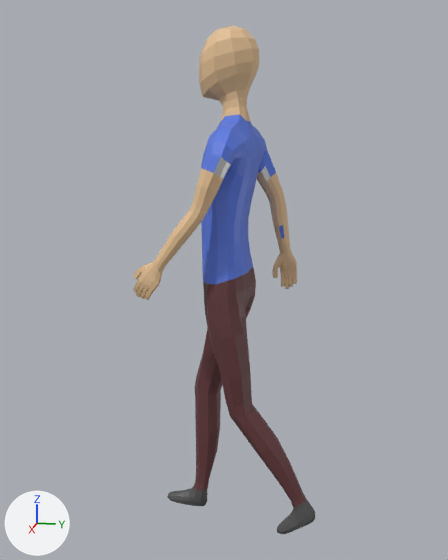
Renders of the glTF model Vue/public/Man_0.glb from each side of a commit.
Camera for both pictures: a 50 mm camera at (12.12, 2.34, 8.35) aimed at (0.14, -0.06, 5.35). The lights are fixed; the arrows at lower left show +X, +Y and +Z. Vertices at the same position are counted once.

The older version as bpy lines, for what is in view:
```python
mat_material_001 = principled_material('Material.001')
mat_material_001.base_color = (0.107, 0.205, 0.8)  # blue #5c7de7
me_man = bpy.data.meshes.new('Man')
me_man.from_pydata(...)  # 1274 vertices, 2544 faces; spans x -1.42..1.39, y -1.58..1.97, z -0.06..10.16
# faces by material slot: [68, 1184, 546, 266, 480]
me_man.materials.append(mat_manmaterial)  # white #e7e7e7
me_man.materials.append(mat_hand)  # beige #e7c396
me_man.materials.append(mat_material_001)  # blue #5c7de7
me_man.materials.append(mat_boot)  # dark grey #535353
me_man.materials.append(mat_material_002)  # brown #673c3e
ob_man = bpy.data.objects.new('Man', me_man)
ob_man.location = (0.17, 0.0, 0.0)
```
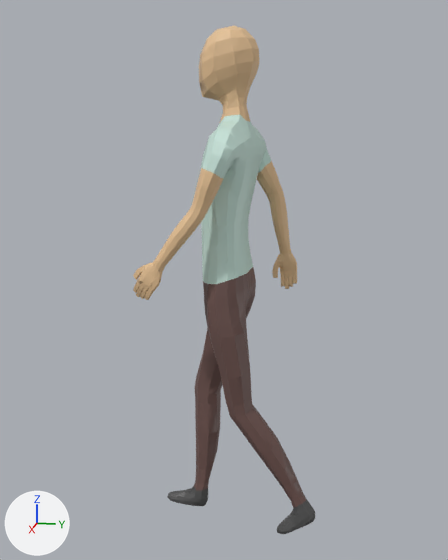
Where the change shows, as pixel boxes (x1, y1, x2, y2) in the pictures (448 x 560 px):
'Man', recoloured
    both: (136, 80, 307, 508)
part 1 of me_man, added
    after: (133, 26, 315, 534)

Edits to the bpy script that builds the scene:
```text
Change mat_material_001:
    mat_material_001.base_color: (0.107, 0.205, 0.8) -> (0.597, 0.801, 0.723)  # blue #5c7de7 -> white #cbe7dd
Change me_man:
    used by ob_man; location = (0.17, 0.0, 0.0)
    remove me_man.from_pydata(...)  # 1274 vertices, 2544 faces; spans x -1.42..1.39, y -1.58..1.97, z -0.06..10.16
    add me_man.from_pydata(...)  # 5079 vertices, 5088 faces; spans x -1.42..1.39, y -1.58..1.97, z -0.06..10.16
    me_man part 1: 3805 vertices added at x -1.42..1.39, y -1.58..1.97, z -0.06..10.16
```
